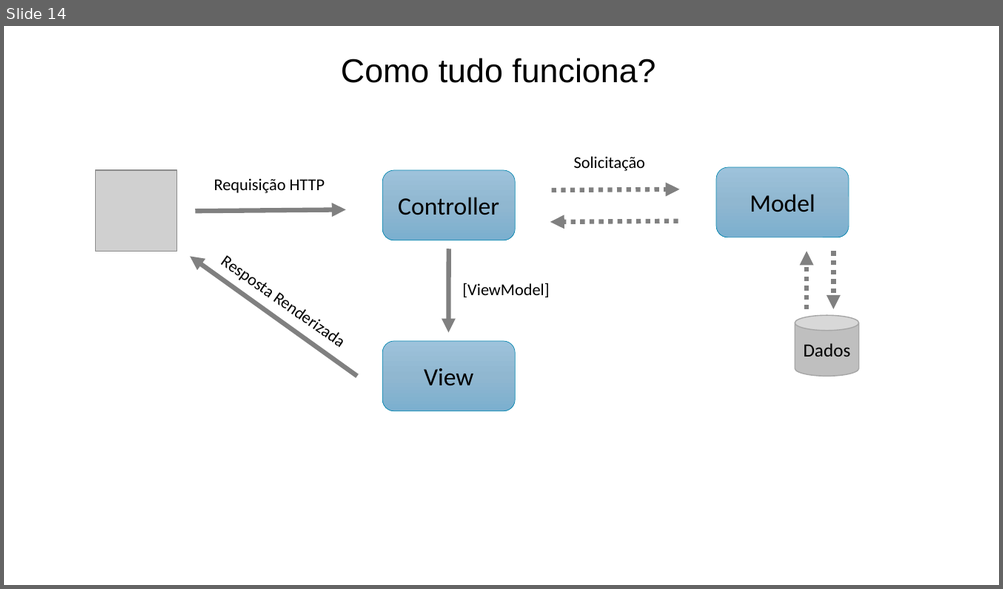
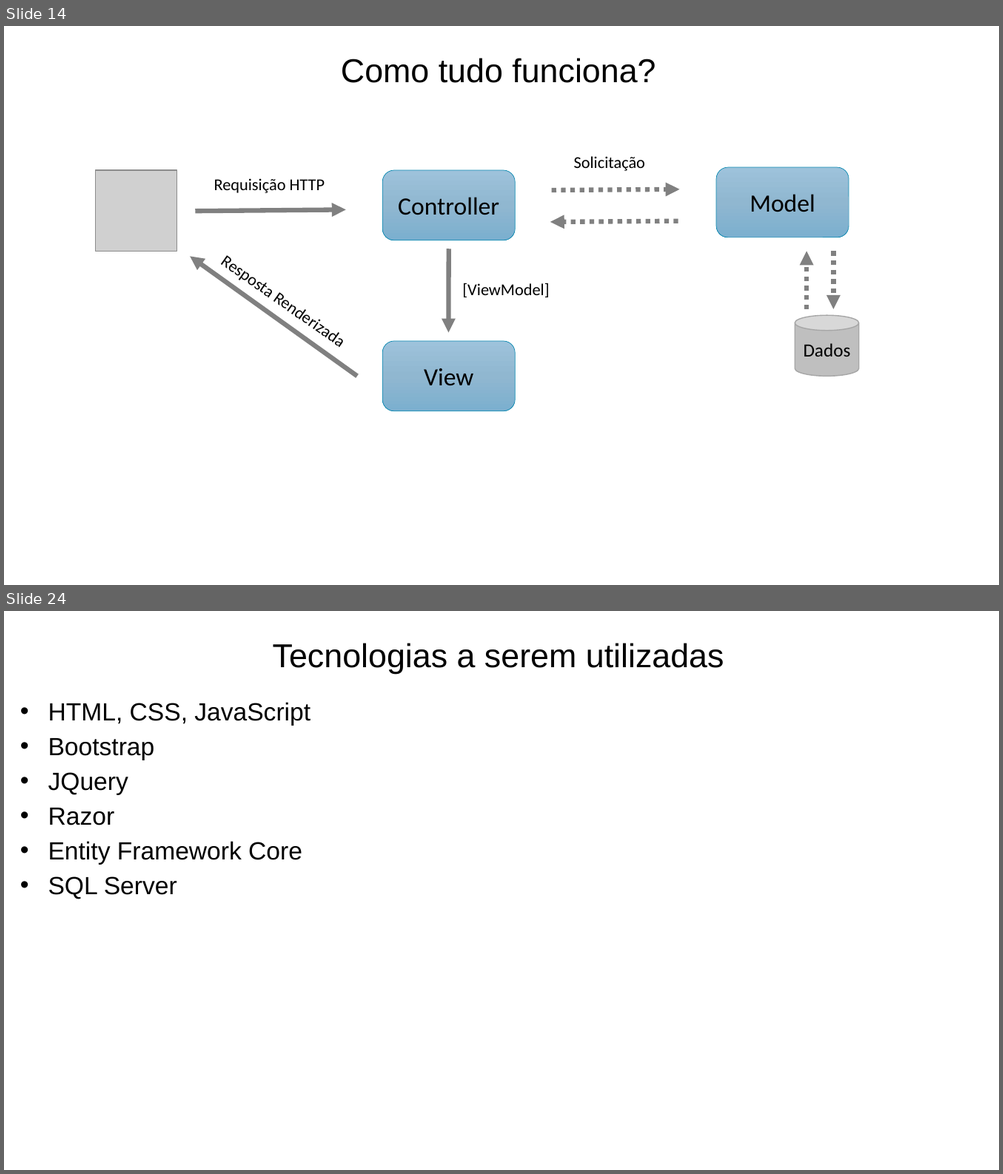
Before and after one commit to prodest/workshop-aspnet-core-mvc, a slide deck: workshop-aspnet-core-mvc.pptx. Shown one above the other, each under a label of ours: slide 14 before the commit, slides 14 and 24 after it; the slides between them are not shown. The pictures are 1003x589 and 1003x1174 pixels, drawn with LibreOffice and Linux fonts; fonts in the diff are those of the drawing; grey boxes stand for pictures; background and template pictures are left out. Boxes give left, top, right and bottom in pixels: in the first picture for what was removed or moved away, otherwise in the second. Text is boxed around its words. In the diff, an @@ line names an element or a change of style, - is before the commit and + after.

```diff
--- a/workshop-aspnet-core-mvc.pptx
+++ b/workshop-aspnet-core-mvc.pptx
@@ slide 24 added at (4, 611, 999, 1170), background #FFFFFF @@
@@ text added at (273, 643, 724, 674), 32 pt, text #000000 @@
+Tecnologias a serem utilizadas
@@ text added at (48, 702, 310, 900), 24 pt, text #000000 @@
+• HTML, CSS, JavaScript
+• Bootstrap
+• JQuery
+• Razor
+• Entity Framework Core
+• SQL Server
```
Also in this commit, not shown: 10 other slides added, 6 other files.
